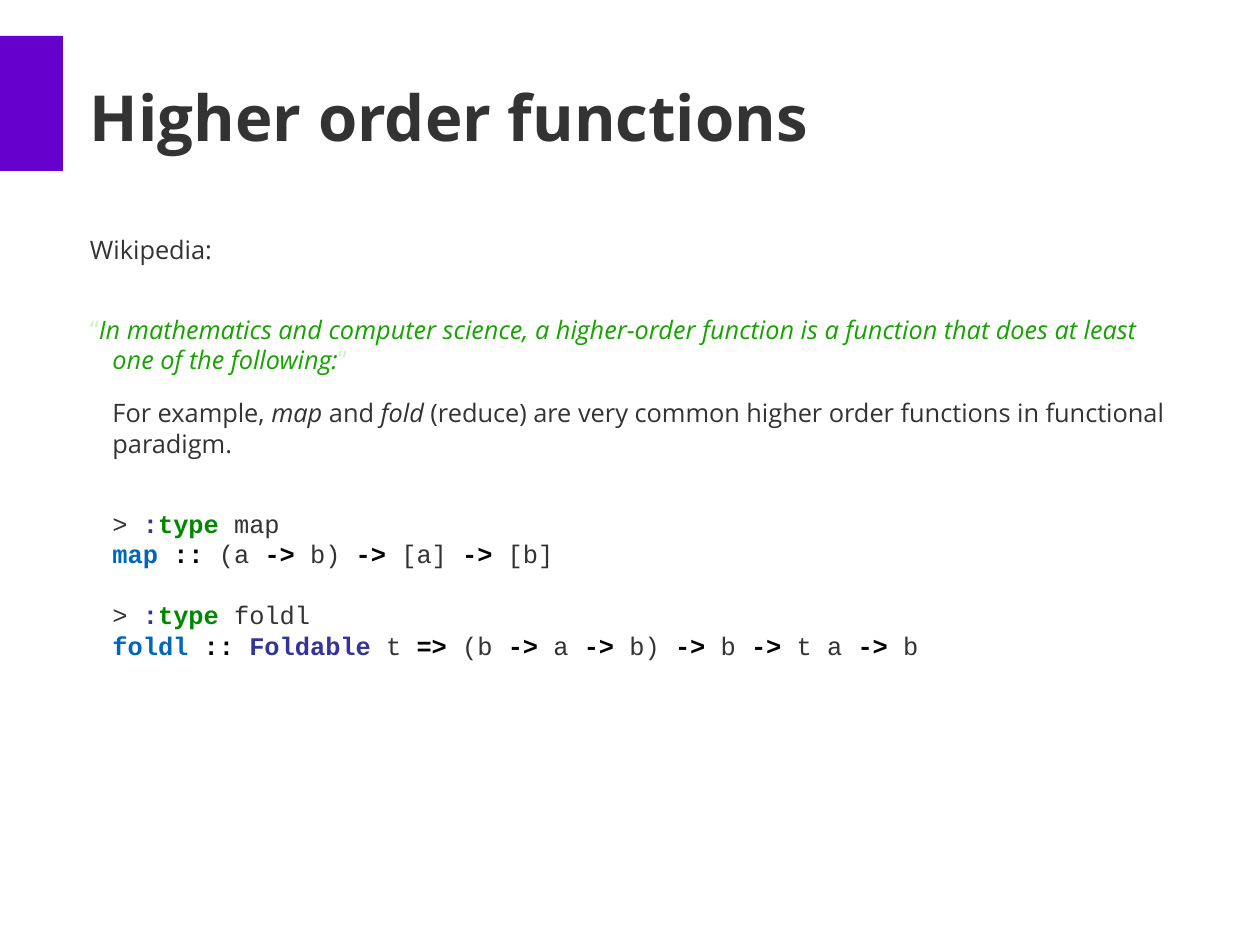
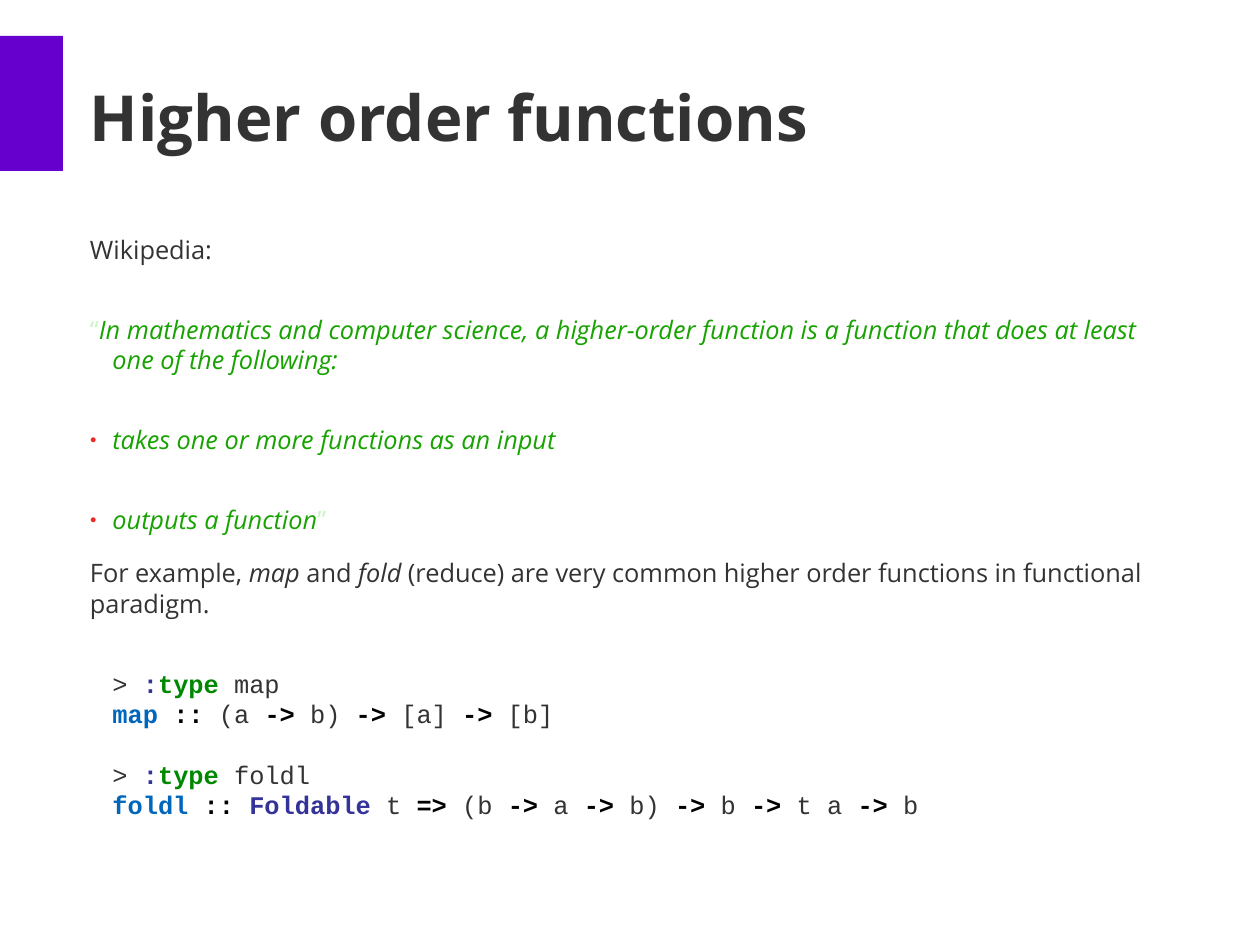
Before and after one commit to svalaskevicius/haskell-from-scratch, a slide deck: slide 21 of haskell_from_scratch.odp. Drawn at 1260x945 pixels with LibreOffice and Linux fonts; fonts in the diff are those of the drawing. Boxes give left, top, right and bottom in pixels: in the first picture for what was removed or moved away, otherwise in the second. Text is boxed around its words. In the diff, an @@ line names an element or a change of style, - is before the commit and + after.

```diff
--- a/haskell_from_scratch.odp
+++ b/haskell_from_scratch.odp
@@ text at (90,319,1136,535): text changed @@
-“In mathematics and computer science, a higher-order function is a function that does at least one of the following:”
+“In mathematics and computer science, a higher-order function is a function that does at least one of the following:
+● takes one or more functions as an input
+● outputs a function”
```
Also in this commit, not shown: 2 other slides changed, 2 other files.
